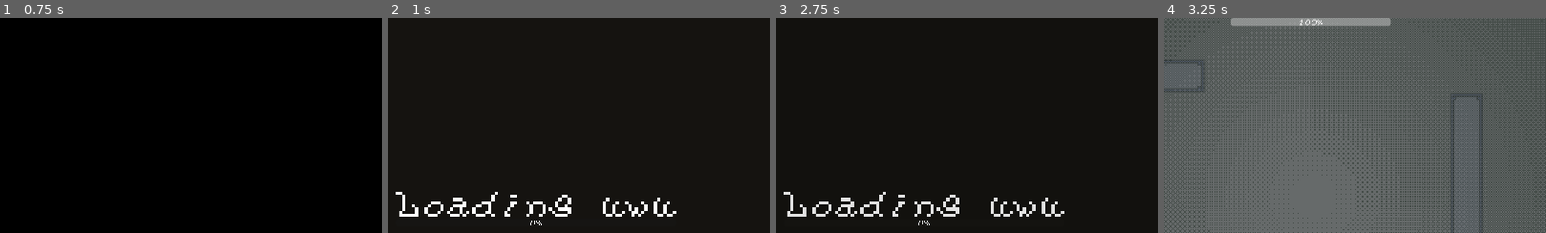
Above: before the commit, frames 1-4 (left to right).
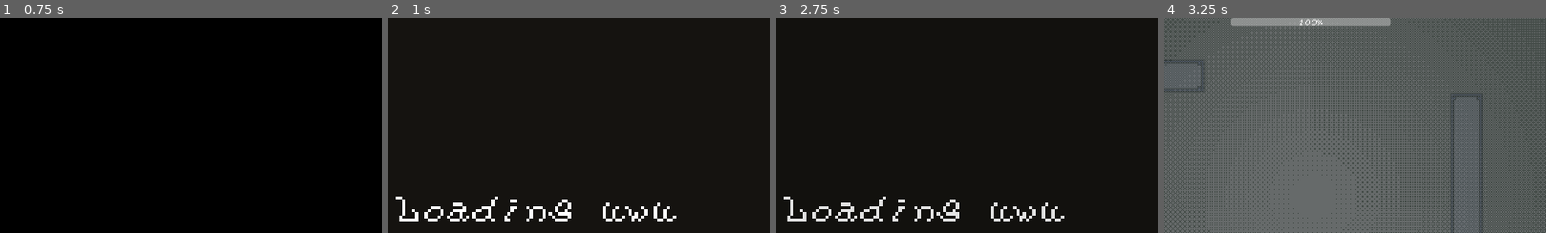
Above: after the commit, the same moments.

Repository: wintermute-cell/wmj25
Game: Godot game, scene res://scenes/main_menu.tscn
Two runs of this game, one before a commit and one after it. Both use one fixed random seed, a clock stepped at 60 frames per second and the inputs below. Sound files missing from this copy of the repository are replaced by a short silence.
Inputs (mouse positions are % of the whole screen's width and height, from its top left):
- Up to frame 1 (0.75 s): click "Start Game" at 0.5 s
- Up to frame 2 (1 s): no input
- Up to frame 3 (2.75 s): tap Enter at 1.25 s; move the mouse to (72, 45) at 1.27 s; hold D (right) 1.28-2.03 s; click (72, 45) at 1.42 s; tap Space at 2 s; move the mouse to (30, 55) at 2.02 s; hold S (down) from 2.03 s (still down)
- Up to frame 4 (3.25 s): move the mouse to (60, 28) at 2.77 s; release S (down) at 2.78 s; hold D (right) from 2.78 s (still down)
The pictures show only the part of the screen within x 31-81%, y 6-56%; the shares and areas given below are measured in that part.

Frame 1 is identical in both runs. In frame 2, 2.7% of the frame differs, in the area x 2-76%, y 80-97%; in frame 3, 2.7%; in frame 4, nothing differs.

Commit message:
removed loading bar

Diff:
--- a/godot_project/scenes/loading_screen.tscn
+++ b/godot_project/scenes/loading_screen.tscn
@@ -42,6 +42,3 @@
 layout_mode = 2
 text = "Loading uwu"
 label_settings = SubResource("LabelSettings_hprjd")
-
-[node name="ProgressBar" type="ProgressBar" parent="Control/CenterContainer/VBoxContainer"]
-layout_mode = 2
